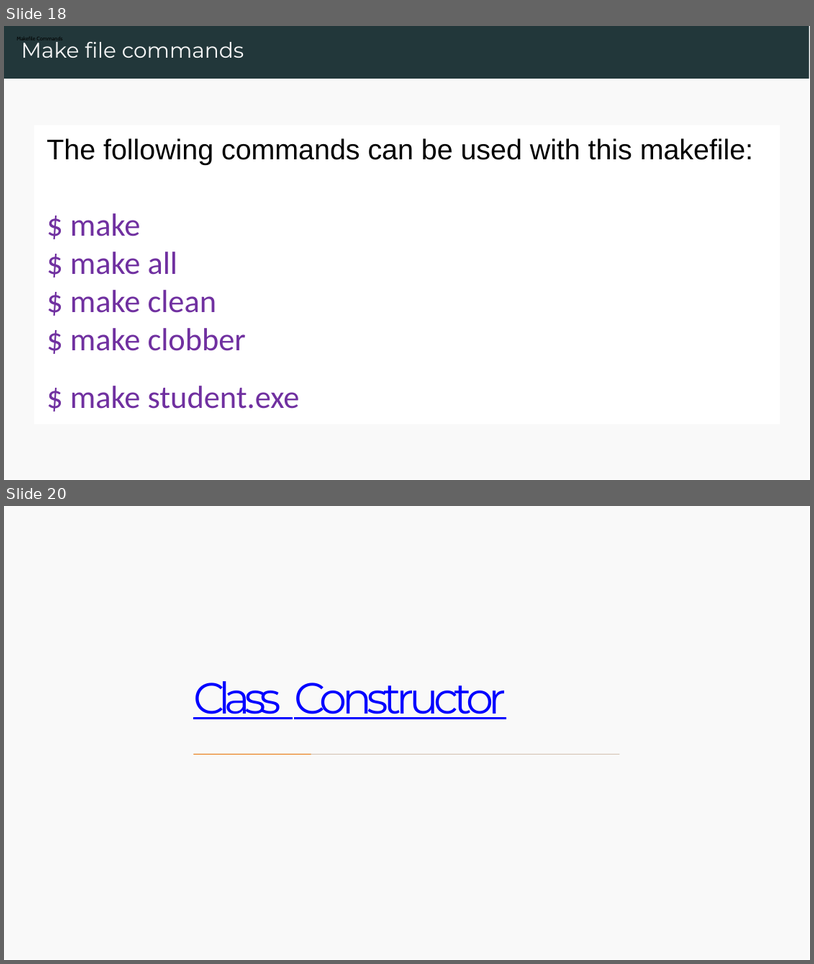
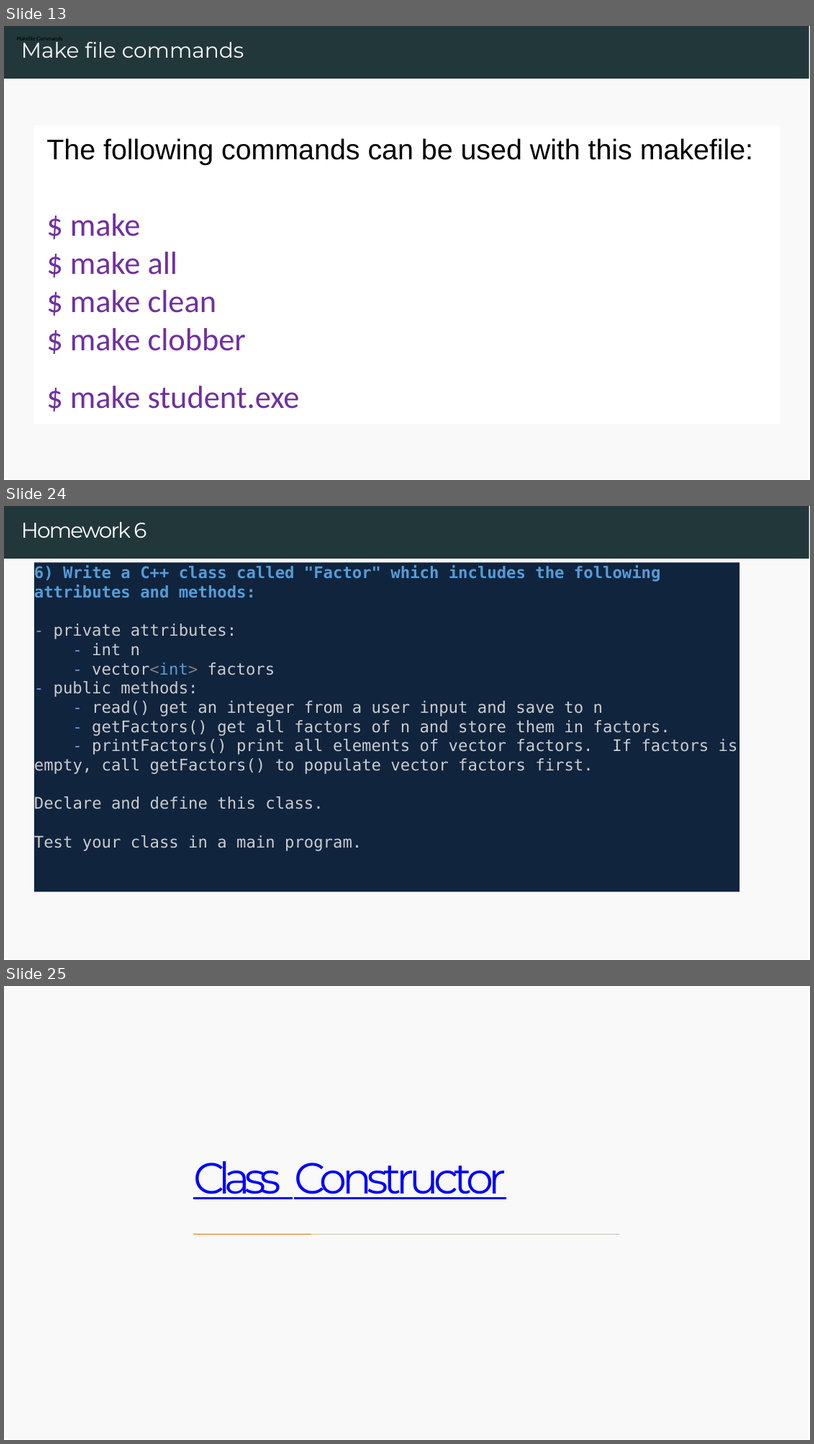
Before and after one commit to owenjchen/cpp, a slide deck: Week7_Classes_Part_2.pptx. Shown one above the other, each under a label of ours: slides 18 and 20 before the commit, slides 13, 24 and 25 after it; the slides between them are not shown. The pictures are 814x964 and 814x1444 pixels, drawn with LibreOffice and Linux fonts; fonts in the diff are those of the drawing. Boxes give left, top, right and bottom in pixels: in the first picture for what was removed or moved away, otherwise in the second. Text is boxed around its words. In the diff, an @@ line names an element or a change of style, - is before the commit and + after.

```diff
--- a/Week7_Classes_Part_2.pptx
+++ b/Week7_Classes_Part_2.pptx
@@ slide 24 added at <box>4,506,810,960</box>, background #FFFFFF; not listed: 2 template elements that a slide beside it also shows @@
@@ title added at <box>21,522,147,538</box>, 12 pt, text #FFFFFF @@
+Homework 6
@@ text added at <box>35,562,740,890</box>, fill #0F243E, 9 pt, text #CCCCCC @@
+6) Write a C++ class called "Factor" which includes the following attributes and methods:
+- private attributes:
+- int n
+- vector<int> factors
+- public methods:
+- read() get an integer from a user input and save to n
+- getFactors() get all factors of n and store them in factors.
+- printFactors() print all elements of vector factors. If factors is empty, call getFactors() to populate vector factors first.
+Declare and define this class.
+Test your class in a main program.
@@ what was slide 18 is now slide 13 @@
@@ what was slide 20 is now slide 25 @@
```
Also in this commit, not shown: 1 slide changed, 10 other slides added, 8 slides removed, 27 other files.
